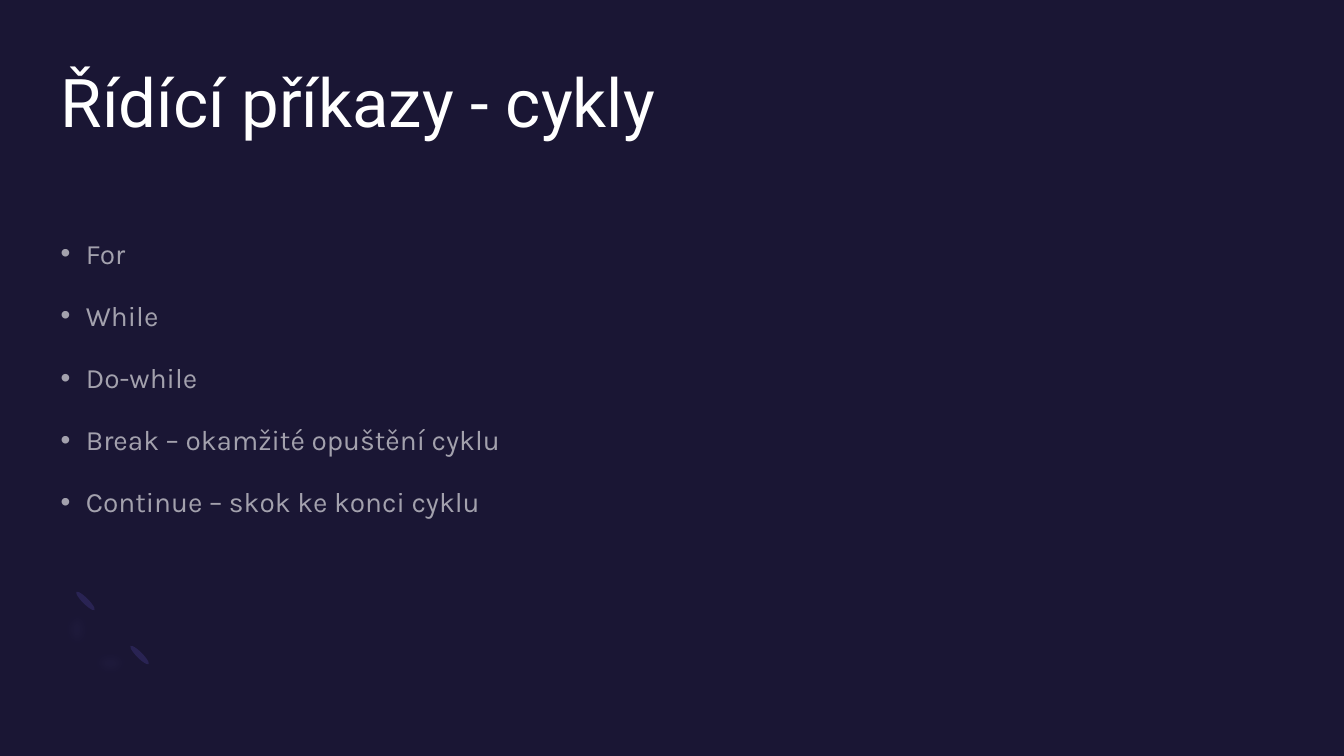
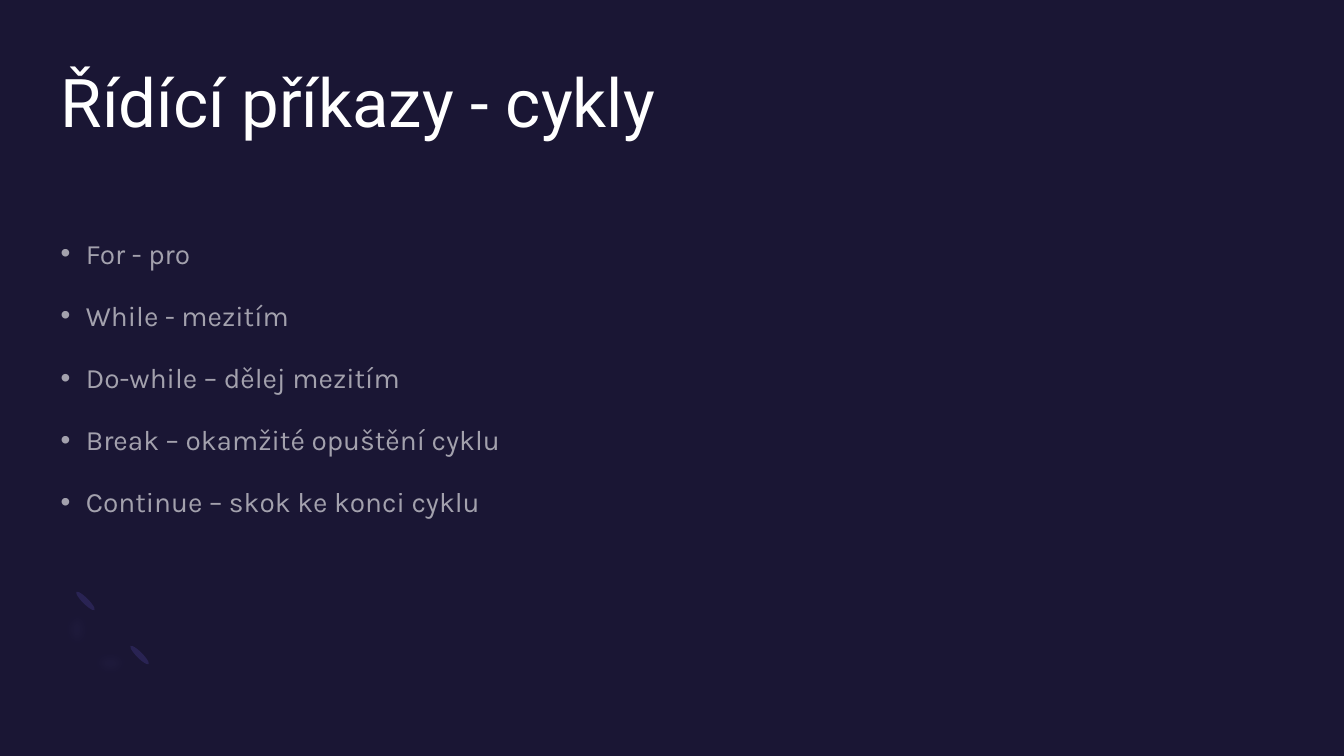
Before and after one commit to KokosHraje/C-VDAPrezentace, a slide deck: slide 10 of Programovací-jazyk-C.pptx. Drawn at 1344x756 pixels with LibreOffice and Linux fonts; fonts in the diff are those of the drawing. Boxes give left, top, right and bottom in pixels: in the first picture for what was removed or moved away, otherwise in the second. Text is boxed around its words. In the diff, an @@ line names an element or a change of style, - is before the commit and + after.

```diff
--- a/Programovací-jazyk-C.pptx
+++ b/Programovací-jazyk-C.pptx
@@ text at box(86, 246, 399, 395): text changed @@
-• For
-• While
-• Do-while
+• For - pro
+• While - mezitím
+• Do-while – dělej mezitím
```
Also in this commit, not shown: 1 other slide changed, 2 slides added, 1 slide removed.
